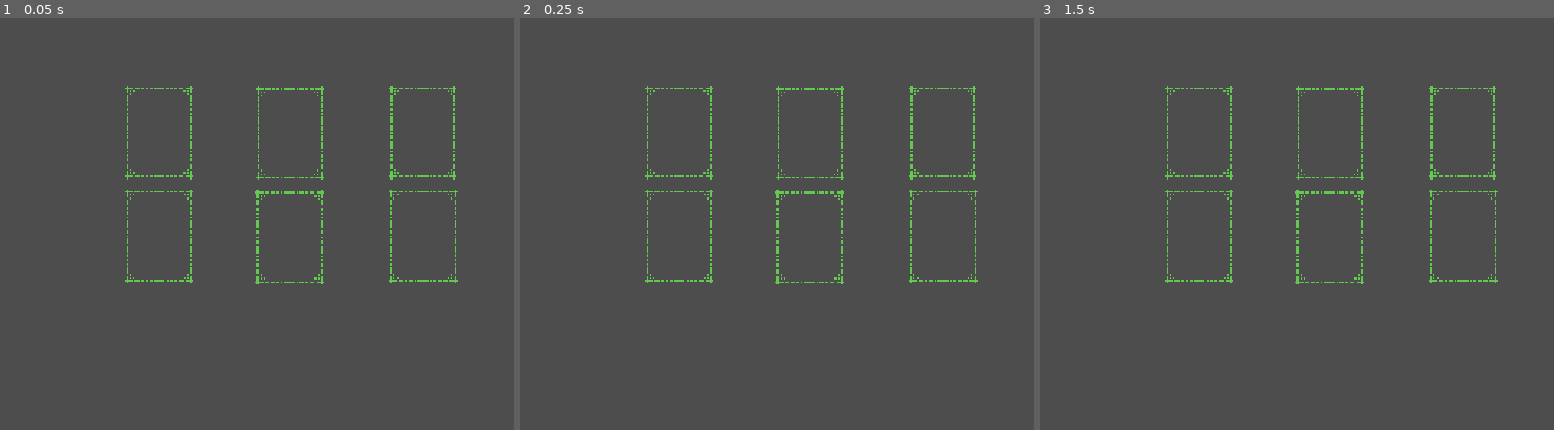
Above: before the commit, frames 1-3 (left to right).
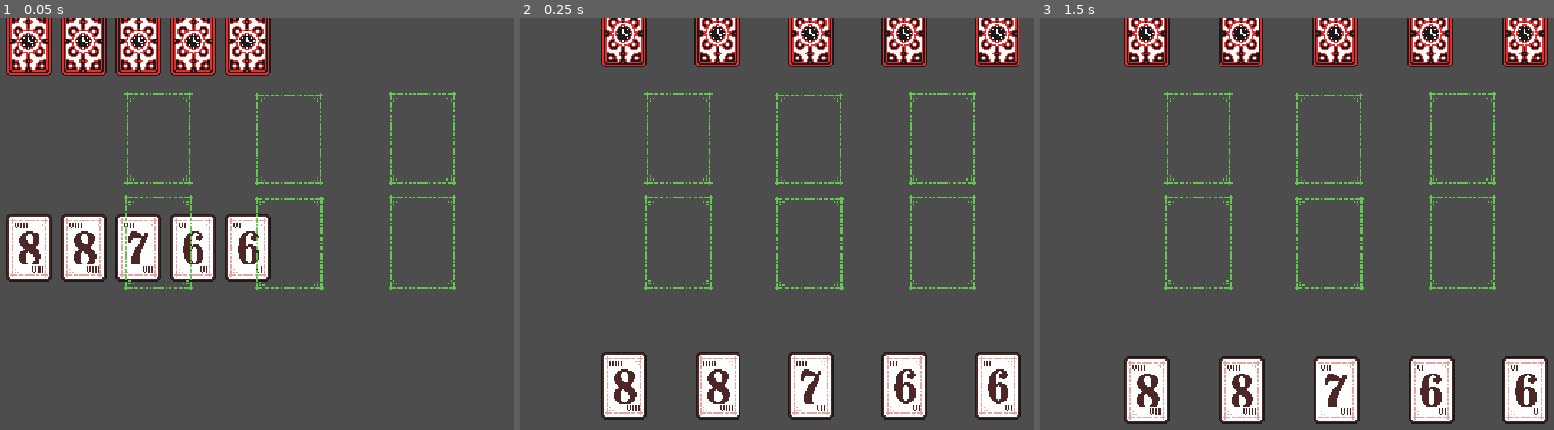
Above: after the commit, the same moments.

Repository: toenjes1/gamejam2025
Game: Godot game, scene res://scenes/world.tscn
Two runs of this game, one before a commit and one after it. Both use one fixed random seed, a clock stepped at 60 frames per second and the inputs below.
Inputs (mouse positions are in pixels of both pictures, inside the frame that each line leads up to):
- Up to frame 1 (0.05 s): no input
- Up to frame 2 (0.25 s): no input
- Up to frame 3 (1.5 s): move the mouse to (1512, 219) at 0.52 s; tap Enter at 1.25 s; move the mouse to (1178, 265) at 1.27 s

The runs differ from the first frame. In frame 1, 15% of the frame differs, in the area x 1-90%, y 0-67%; in frame 2, 14%; in frame 3, 15%.
Error before the commit: Parse Error: Identifier "Mousebrain" not declared in the current scope. (res://prefabs/drop_spot.tscn::GDScript_5g2wd:14)

Commit message:
git commit -m "ich habe jegliche lust verloren"

Diff:
--- a/prefabs/card.tscn
+++ b/prefabs/card.tscn
@@ -135,6 +135,21 @@
 	last_pos = global_position
 "
 
+[sub_resource type="Animation" id="Animation_5tooj"]
+length = 0.001
+tracks/0/type = "value"
+tracks/0/imported = false
+tracks/0/enabled = true
+tracks/0/path = NodePath(".:scale:x")
+tracks/0/interp = 1
+tracks/0/loop_wrap = true
+tracks/0/keys = {
+"times": PackedFloat32Array(0),
+"transitions": PackedFloat32Array(1),
+"update": 0,
+"values": [2.0]
+}
+
 [sub_resource type="Animation" id="Animation_8g2q7"]
 resource_name = "turn"
 length = 0.2
@@ -151,21 +166,6 @@
 "values": [2.0, 1e-05]
 }
 
-[sub_resource type="Animation" id="Animation_5tooj"]
-length = 0.001
-tracks/0/type = "value"
-tracks/0/imported = false
-tracks/0/enabled = true
-tracks/0/path = NodePath(".:scale:x")
-tracks/0/interp = 1
-tracks/0/loop_wrap = true
-tracks/0/keys = {
-"times": PackedFloat32Array(0),
-"transitions": PackedFloat32Array(1),
-"update": 0,
-"values": [2.0]
-}
-
 [sub_resource type="Animation" id="Animation_hyht8"]
 resource_name = "turn_reverse"
 length = 0.2
--- a/prefabs/drop_spot.tscn
+++ b/prefabs/drop_spot.tscn
@@ -15,10 +15,6 @@
 
 func _ready() -> void:
 	Global.drop_spots.append(self)
-	for i in range(5):
-		Global.spawn_card(Global.random_numb_card_id(Global.player_rng), true)
-		Mousebrain.spawn_player_card()
-		Mousebrain.spawn_enemy_card()
 
 func _physics_process(delta: float) -> void:
 	for idx in range(cards.size()):
--- a/prefabs/enemy_hand.tscn
+++ b/prefabs/enemy_hand.tscn
@@ -10,7 +10,7 @@
 var card_positions = []
 
 func _ready() -> void:
-	Mousebrain.enemy_hand = self
+	Global.enemy_hand = self
 
 func remove_card(card) -> void:
 	cards.erase(card)
@@ -21,12 +21,17 @@
 
 func _physics_process(delta: float) -> void:
 	for idx in range(cards.size()):
-		if cards[idx] != Mousebrain.node_being_dragged:
+		if cards[idx] != Global.node_being_dragged:
 			cards[idx].global_position = lerp(cards[idx].global_position, calculate_position(idx), snap_velocity * delta)
 
 func calculate_position(idx: float) -> Vector2:
-	return Vector2(global_position.x + idx / (cards.size() - 1.0) * ($CollisionShape2D.shape.size.x - cards[idx].size.x),
-		global_position.y)
+	if cards.size() > 1:
+		return Vector2(global_position.x + idx / (cards.size() - 1.0) * ($CollisionShape2D.shape.size.x - cards[idx].size.x),
+			global_position.y)
+	elif cards.size() == 1:
+		return Vector2(global_position.x + ($CollisionShape2D.shape.size.x - cards[idx].size.x) / 2.0,
+			global_position.y)
+	return Vector2.ZERO
 
 func add_card(new_card) -> void:
 	cards.append(new_card)
--- a/prefabs/hand.tscn
+++ b/prefabs/hand.tscn
@@ -25,8 +25,13 @@
 			cards[idx].global_position = lerp(cards[idx].global_position, calculate_position(idx), snap_velocity * delta)
 
 func calculate_position(idx: float) -> Vector2:
-	return Vector2(global_position.x + idx / (cards.size() - 1.0) * ($CollisionShape2D.shape.size.x - cards[idx].size.x),
-		global_position.y)
+	if cards.size() > 1:
+		return Vector2(global_position.x + idx / (cards.size() - 1.0) * ($CollisionShape2D.shape.size.x - cards[idx].size.x),
+			global_position.y)
+	elif cards.size() == 1:
+		return Vector2(global_position.x + ($CollisionShape2D.shape.size.x - cards[idx].size.x) / 2.0,
+			global_position.y)
+	return Vector2.ZERO
 
 func card_got_dropped(card):
 	update_card_z_values()
--- a/scenes/world.tscn
+++ b/scenes/world.tscn
@@ -1,11 +1,21 @@
-[gd_scene load_steps=4 format=3 uid="uid://brdcotededjl4"]
+[gd_scene load_steps=5 format=3 uid="uid://brdcotededjl4"]
 
 [ext_resource type="PackedScene" uid="uid://21g32hmxh8h5" path="res://prefabs/hand.tscn" id="1_nnsk1"]
 [ext_resource type="PackedScene" uid="uid://cdcpxpfojuaeq" path="res://prefabs/drop_spot.tscn" id="2_rwgxs"]
-[ext_resource type="PackedScene" uid="uid://x4d5upmedb3l" path="res://prefabs/enemy_hand.tscn" id="4_k0juu"]
+[ext_resource type="PackedScene" uid="uid://dh0jkpep4cp4u" path="res://prefabs/enemy_hand.tscn" id="4_k0juu"]
+
+[sub_resource type="GDScript" id="GDScript_4wyf3"]
+resource_name = "puppetmaster"
+script/source = "extends Node2D
+
+func _ready():
+	for i in range(5):
+		Global.spawn_player_card()
+		Global.spawn_enemy_card()
+"
 
 [node name="world" type="Node2D"]
-position = Vector2(1, -9)
+script = SubResource("GDScript_4wyf3")
 
 [node name="enemy_hand" parent="." instance=ExtResource("4_k0juu")]
 position = Vector2(265, -27)
--- a/scripts/global.gd
+++ b/scripts/global.gd
@@ -31,6 +31,7 @@
 
 const card_prefab = preload("res://prefabs/card.tscn")
 var hand
+var enemy_hand
 var drop_spots = []
 
 var node_being_dragged: Node = null
@@ -48,16 +49,28 @@
 func random_numb_card_id(rng: RandomNumberGenerator) -> String:
 	return numb_card_ids[rng.randi_range(0, numb_card_ids.size() - 1)]
 
-func spawn_card(card_id: String, show_front: bool = false) -> void:
+func spawn_card(card_id: String, show_front: bool = false) -> Node:
 	var new_card = card_prefab.instantiate()
-	new_card.got_dropped.connect(hand.card_got_dropped)
-	new_card.got_drop_spotted.connect(hand.remove_card)
-	for drop_spot in drop_spots:
-		new_card.got_dropped.connect(drop_spot.card_got_dropped)
 	new_card.set_card_id(card_id)
 	new_card.show_front = show_front
 	if card_props[card_id].has('texture'):
 		new_card.set_sprite_texture(card_props[card_id].texture)
 	get_tree().get_root().get_child(0).add_child(new_card)
 	new_card.global_position = Vector2(0,0)
+	return new_card
+
+func spawn_cards() -> void:
+	spawn_player_card()
+	spawn_enemy_card()
+
+func spawn_player_card() -> void:
+	var new_card = spawn_card(random_numb_card_id(player_rng), true)
+	new_card.got_dropped.connect(hand.card_got_dropped)
+	new_card.got_drop_spotted.connect(hand.remove_card)
+	for drop_spot in drop_spots:
+		new_card.got_dropped.connect(drop_spot.card_got_dropped)
 	hand.add_card(new_card)
+
+func spawn_enemy_card() -> void:
+	var new_card = spawn_card(random_numb_card_id(player_rng), false)
+	enemy_hand.add_card(new_card)
Not shown: 1 places in prefabs/enemy_hand.tscn that only renumber resources
Not shown, added: scripts/mousebrain.gd.uid
